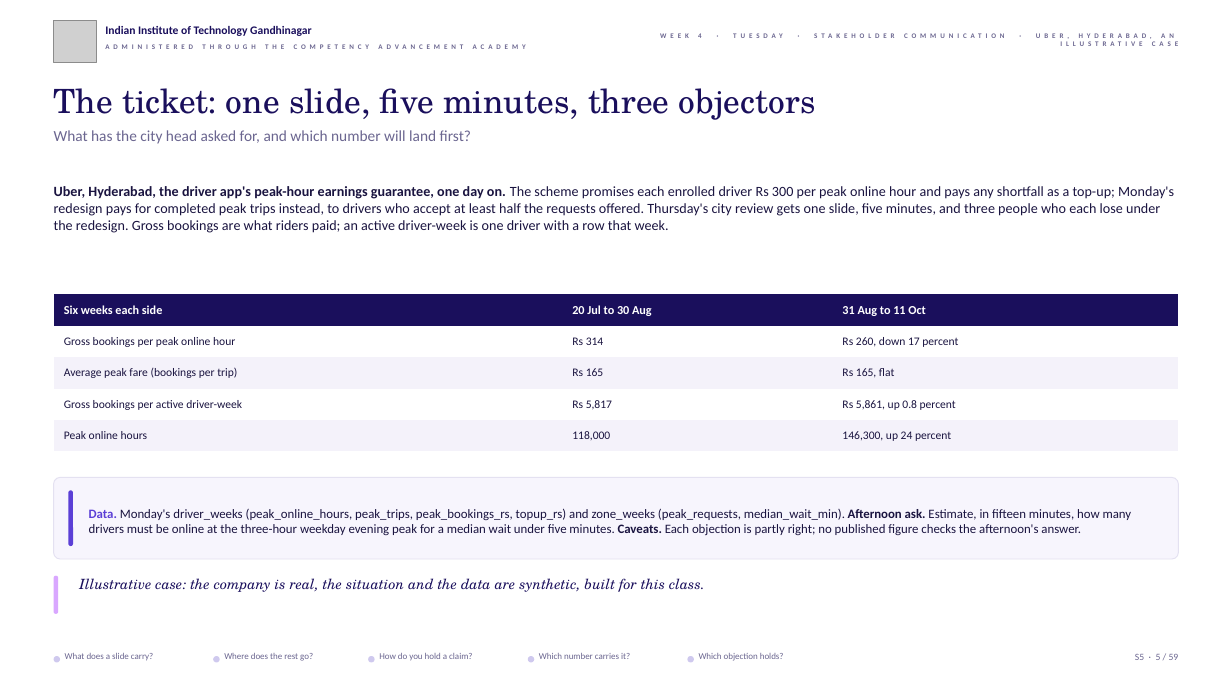
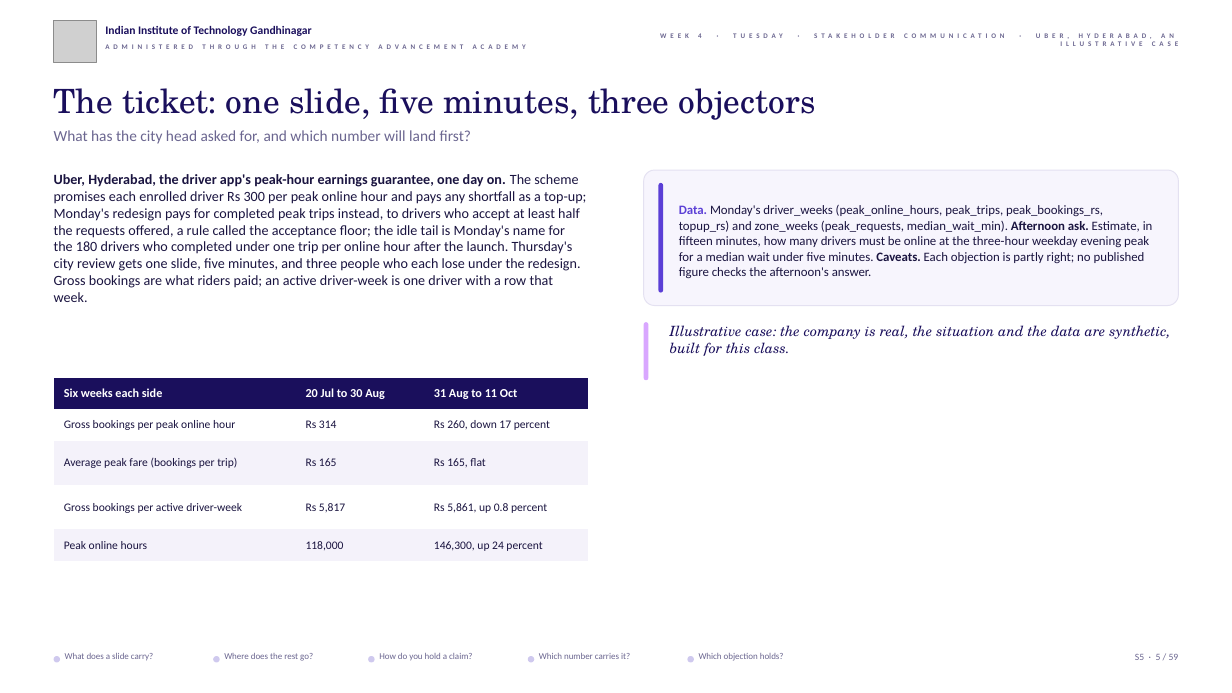
Before and after one commit to fde-academy-lab/c2-content-factory, a slide deck: slide 5 of content/W04/D2/slides/C2_W04_D02_half1_STUDENT.pptx. Drawn at 1232x693 pixels with LibreOffice and Linux fonts; fonts in the diff are those of the drawing; grey boxes stand for pictures; background and template pictures are left out. Boxes give left, top, right and bottom in pixels: in the first picture for what was removed or moved away, otherwise in the second. Text is boxed around its words. In the diff, an @@ line names an element or a change of style, - is before the commit and + after.

```diff
--- a/content/W04/D2/slides/C2_W04_D02_half1_STUDENT.pptx
+++ b/content/W04/D2/slides/C2_W04_D02_half1_STUDENT.pptx
@@ text at (54, 174, 586, 302): text changed @@
-Uber, Hyderabad, the driver app's peak-hour earnings guarantee, one day on. The scheme promises each enrolled driver Rs 300 per peak online hour and pays any shortfall as a top-up; Monday's redesign pays for completed peak trips instead, to drivers who accept at least half the requests offered. Thursday's city review gets one slide, five minutes, and three people who each lose under the redesign. Gross bookings are what riders paid; an active driver-week is one driver with a row that week.
+Uber, Hyderabad, the driver app's peak-hour earnings guarantee, one day on. The scheme promises each enrolled driver Rs 300 per peak online hour and pays any shortfall as a top-up; Monday's redesign pays for completed peak trips instead, to drivers who accept at least half the requests offered, a rule called the acceptance floor; the idle tail is Monday's name for the 180 drivers who completed under one trip per online hour after the launch. Thursday's city review gets one slide, five minutes, and three people who each lose under the redesign. Gross bookings are what riders paid; an active driver-week is one driver with a row that week.
@@ rounded rectangle: place and size @@
-rounded rectangle at (54, 478, 1178, 559)
+rounded rectangle at (644, 170, 1179, 306)
@@ rounded rectangle: place and size @@
-rounded rectangle at (68, 491, 73, 546)
+rounded rectangle at (659, 183, 664, 293)
@@ text "Data. Monday's driver_weeks (peak_online_hours, peak_trips, ..." rewrapped from (89, 509, 1132, 535) to (679, 205, 1153, 278) @@
@@ rounded rectangle: place and size @@
-rounded rectangle at (54, 576, 58, 614)
+rounded rectangle at (644, 323, 649, 381)
@@ text "Illustrative case: the company is ..." rewrapped from (79, 578, 705, 592) to (670, 325, 1170, 356) @@
@@ table: place and size @@
-table at (54, 295, 1178, 452)
+table at (54, 378, 589, 561)
```
Also in this commit, not shown: 3 other slides changed, 38 other files.
